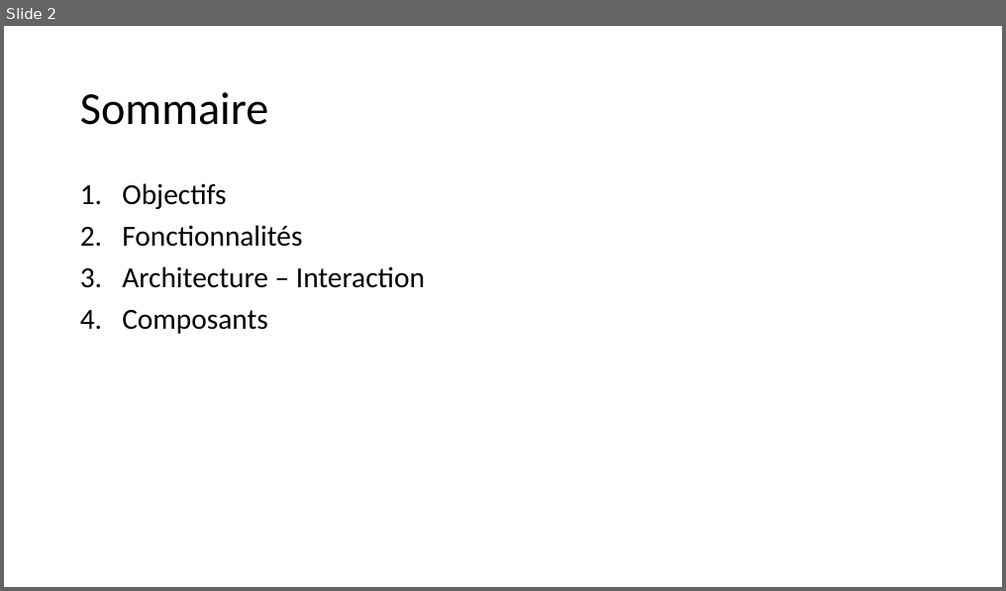
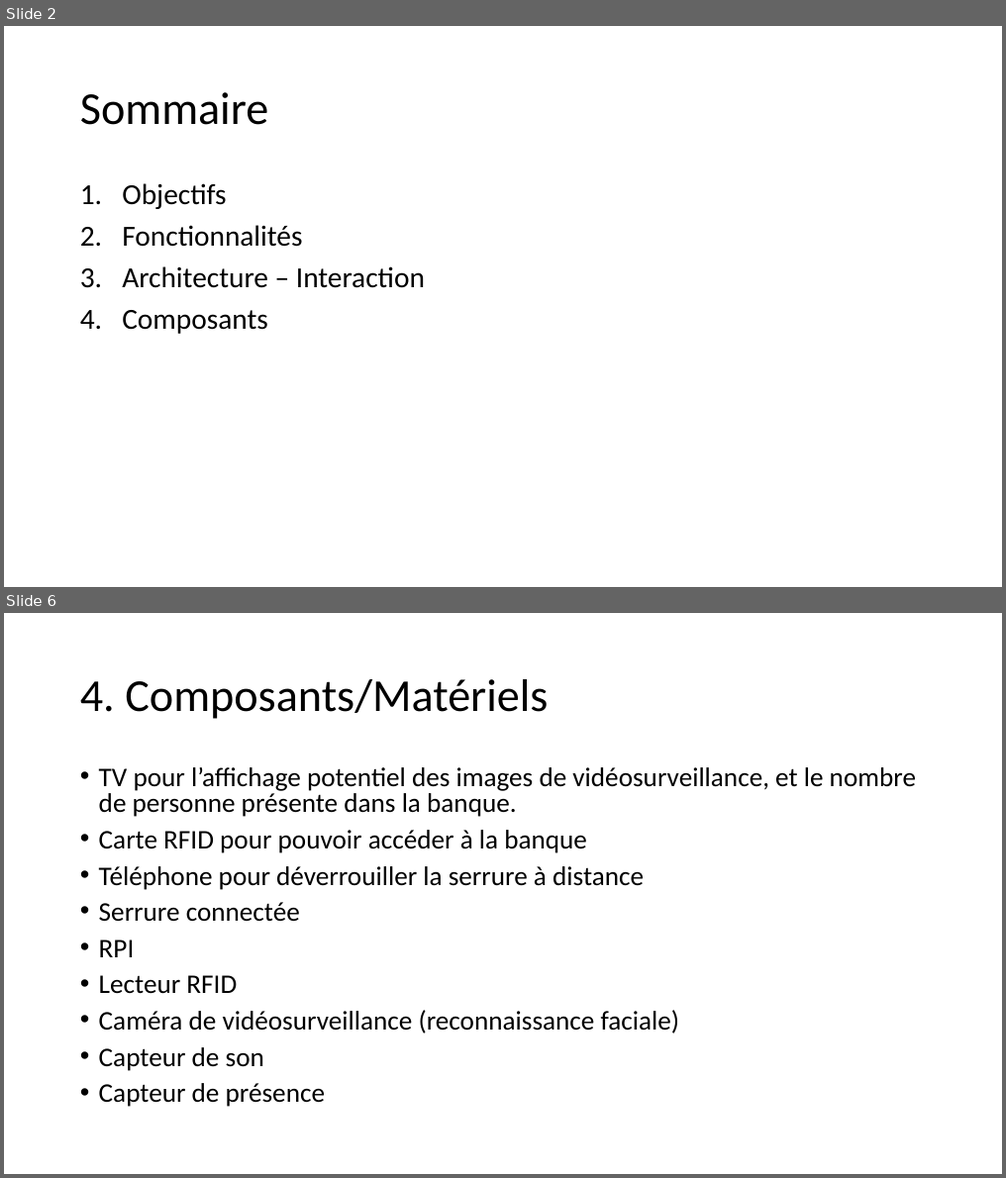
Before and after one commit to mapfra/lpiotia2022_GestionAccesBatiment, a slide deck: Gestion d’accès au batiment.pptx. Shown one above the other, each under a label of ours: slide 2 before the commit, slides 2 and 6 after it; the slides between them are not shown. The pictures are 1006x591 and 1006x1178 pixels, drawn with LibreOffice and Linux fonts; fonts in the diff are those of the drawing. Boxes give left, top, right and bottom in pixels: in the first picture for what was removed or moved away, otherwise in the second. Text is boxed around its words. In the diff, an @@ line names an element or a change of style, - is before the commit and + after.

```diff
--- a/Gestion d’accès au batiment.pptx
+++ b/Gestion d’accès au batiment.pptx
@@ slide 6 added at [4, 613, 1002, 1174], background #FFFFFF @@
@@ title added at [80, 679, 548, 719], 44 pt, text #000000 @@
+4. Composants/Matériels
@@ text added at [99, 767, 916, 1107], 25.9 pt, text #000000 @@
+• TV pour l’affichage potentiel des images de vidéosurveillance, et le nombre de personne présente dans la banque.
+• Carte RFID pour pouvoir accéder à la banque
+• Téléphone pour déverrouiller la serrure à distance
+• Serrure connectée
+• RPI
+• Lecteur RFID
+• Caméra de vidéosurveillance (reconnaissance faciale)
+• Capteur de son
+• Capteur de présence
```
Also in this commit, not shown: 1 slide changed, 3 other slides added.
